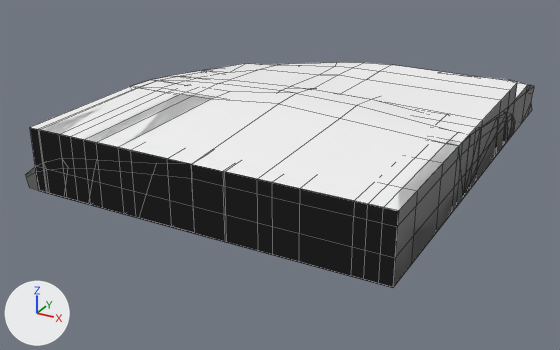
One commit to the FBX model Assets/Models/LevelTiles/lvl_Universal/tilesRiver.fbx: the scene before it, then after it.
Before and after are seen from a camera (50 mm lens) standing at (5.78, -10.99, 4.77) and looking at (-0.41, 0.26, -0.85). The axes (+X, +Y, +Z) are drawn at lower left. The lights are the same throughout. Mesh edges are drawn as thin lines. Where no turn or scale is listed for an object, it has been applied to the vertices.

In view in the first picture: 'tile_riverBank2', 'tile_riverBank3', 'tile_riverBank6', 'tile_riverBed', 'tile_riverBend'.
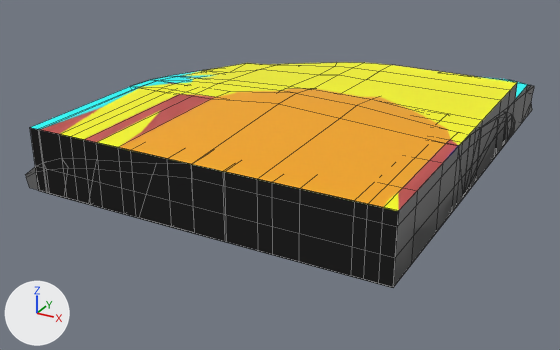
What the commit changed:
Material 'environ_tex8' (mat_environ_tex8) is new.
Its base color is (0.957, 0.405, 0.0) (orange #faab00).
Material 'environ_tex4' (mat_environ_tex4) is new.
Its base color is (1.0, 1.0, 0.0) (yellow #ffff00).
Material 'environ_tex2' (mat_environ_tex2) is new.
Its base color is (0.0, 1.0, 1.0) (cyan #00ffff).
me_mesh_002 has 208 vertices, 226 faces and spans x -3.0..3.0, y -3.0..3.42, z -0.43..0.82.
me_mesh_002 is used by ob_tile_riverbank2; location (0.0, 0.0, 0.0).
me_mesh_002 part 3: all 148 faces that had it switch from mat_environ_tex (white #fafafa) to mat_environ_tex8 (orange #faab00).
me_mesh_003 has 189 vertices, 210 faces and spans x -3.0..3.0, y -3.0..4.84, z -0.43..0.7.
me_mesh_003 is used by ob_tile_riverbank3; location (0.0, 0.0, 0.0).
me_mesh_003 part 1: all 141 faces that had it switch from mat_environ_tex (white #fafafa) to mat_environ_tex2 (cyan #00ffff).
me_mesh_004 has 98 vertices, 96 faces and spans x -3.0..3.0, y -3.0..3.0, z -0.43..0.73.
me_mesh_004 is used by ob_tile_riverbank6; location (0.0, 0.0, 0.0).
me_mesh_004 part 2: all 36 faces that had it switch from mat_environ_tex (white #fafafa) to mat_environ_tex4 (yellow #ffff00).

Boxes (x1, y1, x2, y2) around the edits, measured in the pictures (560 x 350 px):
part 1 of me_mesh_003, recoloured (white to cyan)
    both: (30, 71, 528, 130)
part 2 of me_mesh_004, recoloured (white to yellow)
    both: (60, 62, 517, 211)
part 3 of me_mesh_002, recoloured (white to orange)
    both: (40, 83, 458, 210)
